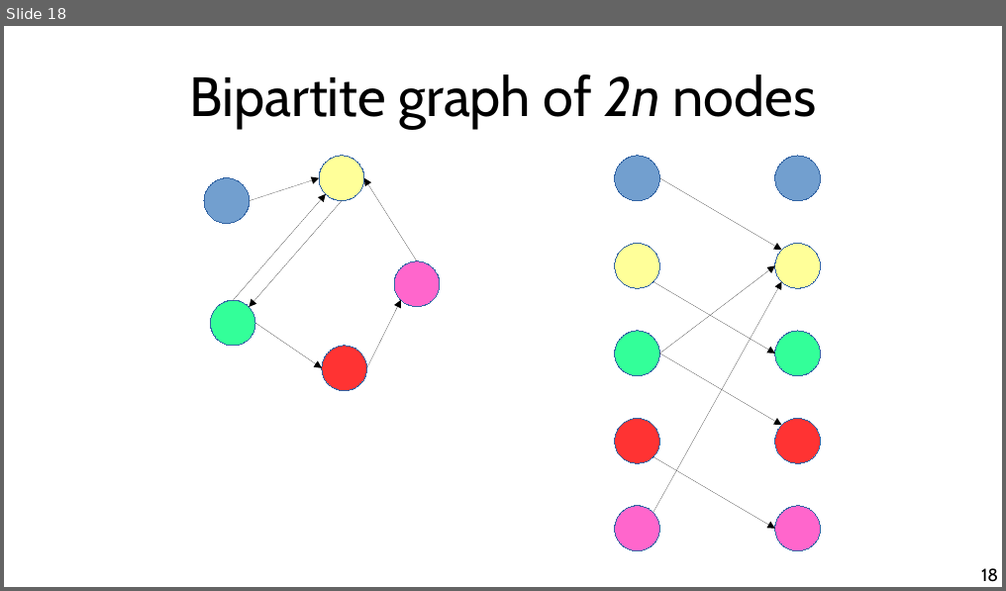
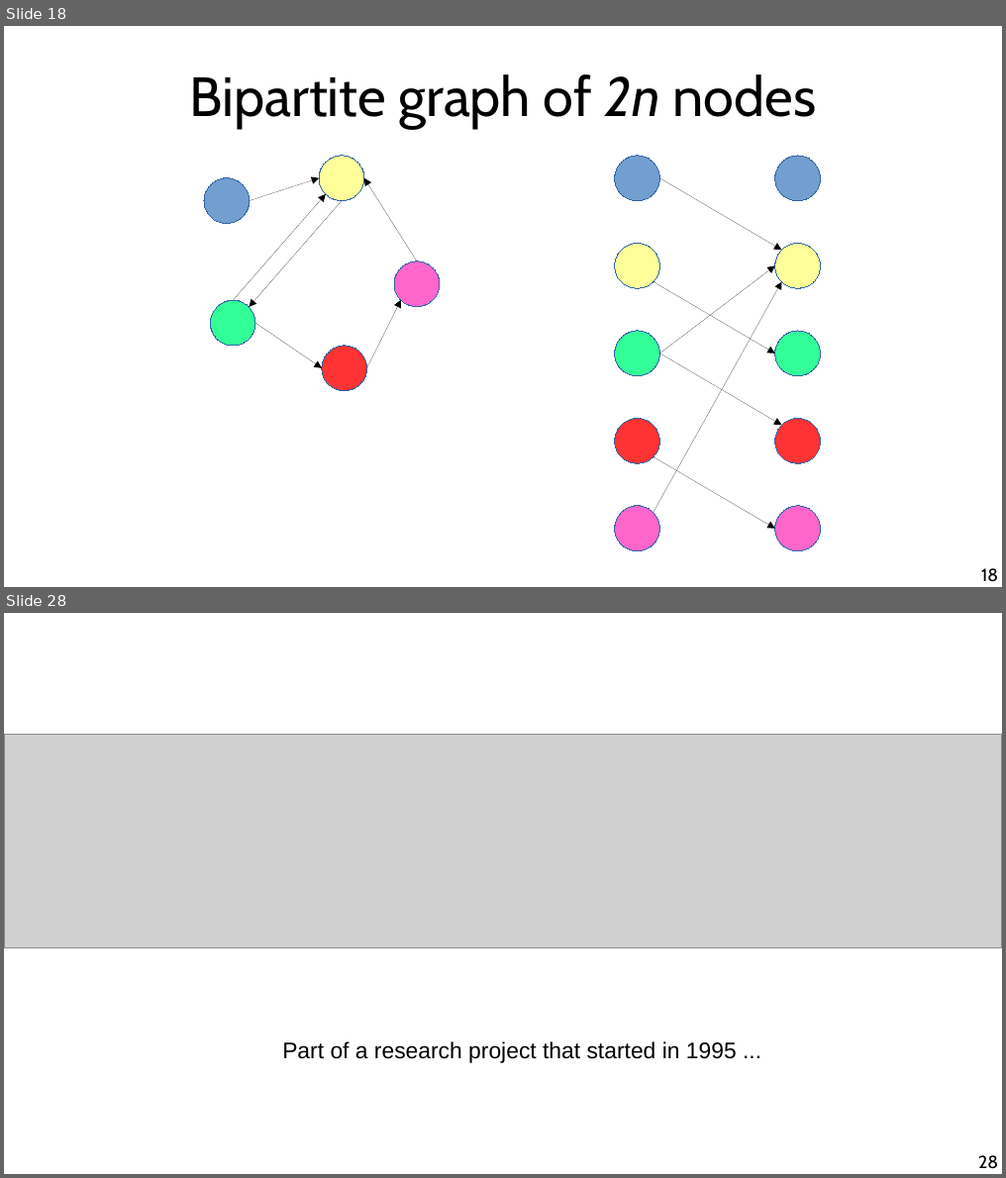
Before and after one commit to chatox/networks-science-course, a slide deck: theory/tt09_centrality.odp. Shown one above the other, each under a label of ours: slide 18 before the commit, slides 18 and 28 after it; the slides between them are not shown. The pictures are 1006x591 and 1006x1178 pixels, drawn with LibreOffice and Linux fonts; fonts in the diff are those of the drawing; grey boxes stand for pictures. Boxes give left, top, right and bottom in pixels: in the first picture for what was removed or moved away, otherwise in the second. Text is boxed around its words. In the diff, an @@ line names an element or a change of style, - is before the commit and + after.

```diff
--- a/theory/tt09_centrality.odp
+++ b/theory/tt09_centrality.odp
@@ slide 28 added at [4,613,1002,1174], background #FFFFFF @@
@@ picture added at [4,735,1002,948] @@
@@ text added at [282,1042,737,1063], 18 pt, text #000000 @@
+Part of a research project that started in 1995 ...
@@ page number added at [978,1156,998,1169], 14 pt, text #000000 @@
+28
```
Also in this commit, not shown: 9 slides changed, 29 other slides added, 2 slides removed.
